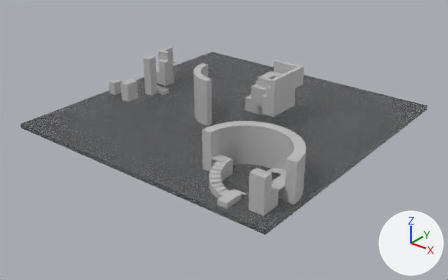
Renders of the FBX model Content/scenes/theEdge.fbx from each side of a commit.
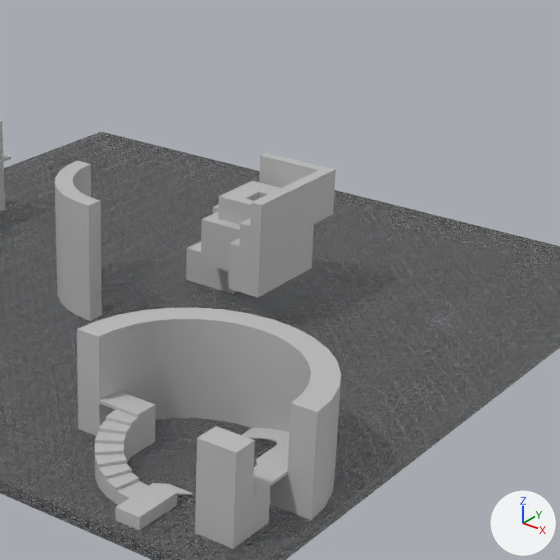
Old and new are each drawn whole from a 50 mm lens placed at (1.553, -1.989, 1.096), pointed at (0.032, -0.087, -0.083) and again close up on the part from 38% to 88% of the width and 0% to 79% of the height. Lighting does not change. The marker at lower right points along +X, +Y and +Z. Where no turn or scale is listed for an object, it has been applied to the vertices.

The scene before the commit, as lines of its bpy script (objects in view):
```python
me_mesh_024 = bpy.data.meshes.new('Mesh.024')
me_mesh_024.from_pydata(...)  # 16 vertices, 14 faces; spans x -0.03..0.02, y -0.02..0.0925, z -0.005..0.0
me_mesh_024.materials.append(mat_phong1)  # grey #bcbcbc
me_mesh_038 = bpy.data.meshes.new('Mesh.038')
me_mesh_038.from_pydata(...)  # 117 vertices, 116 faces; spans x -0.07..0.07, y -0.09..0.13, z -0.02..0.06
me_mesh_038.materials.append(mat_phong1)  # grey #bcbcbc
me_mesh_040 = bpy.data.meshes.new('Mesh.040')
me_mesh_040.from_pydata(...)  # 16 vertices, 14 faces; spans x -0.06..0.06, y -0.03..0.03, z -0.03..0.03
me_mesh_040.materials.append(mat_phong1)  # grey #bcbcbc
ob_elevatorbottom = bpy.data.objects.new('elevatorBottom', me_mesh_040)
ob_elevatorbottom.location = (0.08, 0.11, 0.03)
ob_elevatortop = bpy.data.objects.new('elevatorTop', me_mesh_038)
ob_elevatortop.location = (0.17, 0.07, 0.16)
ob_pcube33 = bpy.data.objects.new('pCube33', me_mesh_024)
ob_pcube33.location = (0.57, -0.48, 0.06)
# also in view: 'pPipe3' at (-0.08, -0.08, 0.102); 'pCube35' at (0.56, -0.56, 0.07); 'pPipe1' at (0.43, -0.36, 0.08); 'pCube3' at (0.32, -0.44, 0.03); 'pPipe2' at (0.378, -0.525, 0.027)
```
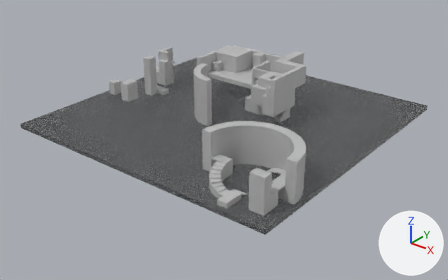
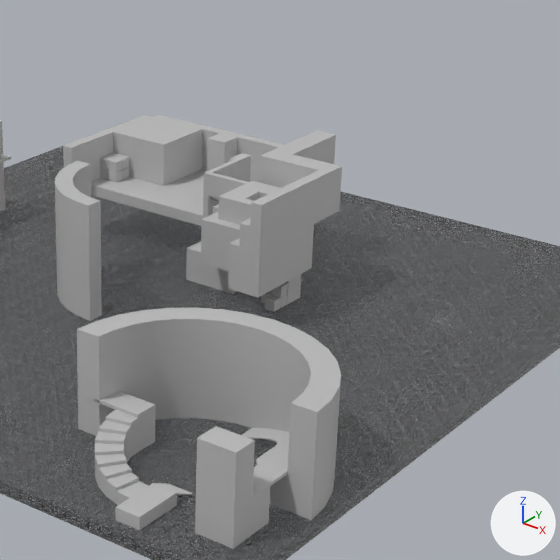
Commit message: The Edge stuff

Boxes (x1, y1, x2, y2) around the edits, measured in the close-ups (560 x 560 px):
```json
{"object": "elevatorTop", "change": "reshaped", "before": [218, 153, 336, 252], "after": [63, 115, 342, 252], "on screen": "135% wider, 38% taller"}
{"object": "pCube50", "change": "added", "after": [91, 169, 206, 226]}
{"object": "elevatorBottom", "change": "reshaped", "before": [186, 241, 237, 294], "after": [186, 241, 301, 305]}
{"object": "box3", "change": "added", "after": [265, 295, 281, 312]}
{"object": "box10", "change": "added", "after": [108, 158, 123, 172]}
{"object": "box2", "change": "added", "after": [272, 283, 288, 297]}
{"object": "box8", "change": "added", "after": [109, 170, 123, 182]}
{"object": "box5", "change": "added", "after": [100, 155, 114, 170]}
{"object": "box11", "change": "added", "after": [115, 155, 129, 169]}
{"object": "box1", "change": "added", "after": [272, 294, 287, 308]}
{"object": "box9", "change": "added", "after": [122, 167, 129, 179]}
{"part": 1, "of": "me_mesh_038", "change": "built on", "before": [260, 153, 336, 215], "after": [63, 115, 342, 217]}
{"part": 2, "of": "me_mesh_040", "change": "built on", "before": [194, 241, 201, 247], "after": [194, 241, 301, 305]}
```

The change, as JSON lines over the scene's bpy script:
```json
{"block": "me_mesh_040", "where": "# used by ob_elevatorbottom; location = (0.08, 0.11, 0.03)"}
{"op": "remove", "block": "me_mesh_040", "code": "me_mesh_040.from_pydata(...)  # 16 vertices, 14 faces; spans x -0.06..0.06, y -0.03..0.03, z -0.03..0.03"}
{"op": "add", "block": "me_mesh_040", "code": "me_mesh_040.from_pydata(...)  # 34 vertices, 32 faces; spans x -0.06..0.14, y -0.03..0.03, z -0.03..0.03"}
{"block": "me_mesh_040", "change": "me_mesh_040 part 2"}
{"block": "me_mesh_040", "change": "6 faces are deleted"}
{"block": "me_mesh_040", "change": "12 vertices are added at x 0.1..0.14, y -0.01..0.03, z -0.03..0.03"}
{"block": "me_mesh_040", "change": "6 new vertices lie (0.0, -0.02, 0.0) away from vertices in x -0.06..0.06, y 0.03, z -0.03..0.03"}
{"block": "me_mesh_040", "change": "24 new faces join them"}
{"block": "me_mesh_038", "where": "# used by ob_elevatortop; location = (0.17, 0.07, 0.16)"}
{"op": "remove", "block": "me_mesh_038", "code": "me_mesh_038.from_pydata(...)  # 117 vertices, 116 faces; spans x -0.07..0.07, y -0.09..0.13, z -0.02..0.06"}
{"op": "add", "block": "me_mesh_038", "code": "me_mesh_038.from_pydata(...)  # 213 vertices, 209 faces; spans x -0.45..0.07, y -0.09..0.29, z -0.06..0.06"}
{"block": "me_mesh_038", "change": "me_mesh_038 part 1: 18 vertices moved from x -0.07..0.07, y 0.13, z -0.02..0.06 to x -0.07..0.07, y 0.15, z -0.02..0.06; 96 vertices added at x -0.45..-0.03, y 0.03..0.29, z -0.06..0.06"}
{"op": "add", "block": "me_mesh_043", "code": ["me_mesh_043 = bpy.data.meshes.new('Mesh.043')", "me_mesh_043.from_pydata(...)  # 24 vertices, 26 faces; spans x -0.01..0.01, y -0.01..0.01, z -0.01..0.01", "me_mesh_043.materials.append(mat_phong1)  # grey #bcbcbc"]}
{"op": "add", "block": "me_mesh_053", "code": ["me_mesh_053 = bpy.data.meshes.new('Mesh.053')", "me_mesh_053.from_pydata(...)  # 12 vertices, 10 faces; spans x -0.2..0.22, y -0.07..0.15, z -0.01..0.01", "me_mesh_053.materials.append(mat_phong1)  # grey #bcbcbc"]}
{"op": "add", "block": "ob_box2", "code": ["ob_box2 = bpy.data.objects.new('box2', me_mesh_043)", "ob_box2.location = (0.21, 0.09, 0.03)"]}
{"op": "add", "block": "ob_pcube50", "code": ["ob_pcube50 = bpy.data.objects.new('pCube50', me_mesh_053)", "ob_pcube50.location = (-0.08, 0.21, 0.09)"]}
{"op": "add", "block": "ob_box11", "code": ["ob_box11 = bpy.data.objects.new('box11', me_mesh_043.copy())", "ob_box11.location = (-0.23, 0.21, 0.13)"]}
{"op": "add", "block": "ob_box10", "code": ["ob_box10 = bpy.data.objects.new('box10', me_mesh_043.copy())", "ob_box10.location = (-0.23, 0.19, 0.13)"]}
{"op": "add", "block": "ob_box3", "code": ["ob_box3 = bpy.data.objects.new('box3', me_mesh_043.copy())", "ob_box3.location = (0.21, 0.07, 0.01)"]}
{"op": "add", "block": "ob_box5", "code": ["ob_box5 = bpy.data.objects.new('box5', me_mesh_043.copy())", "ob_box5.location = (-0.25, 0.19, 0.13)"]}
{"op": "add", "block": "ob_box1", "code": ["ob_box1 = bpy.data.objects.new('box1', me_mesh_043.copy())", "ob_box1.location = (0.21, 0.09, 0.01)"]}
{"op": "add", "block": "ob_box9", "code": ["ob_box9 = bpy.data.objects.new('box9', me_mesh_043.copy())", "ob_box9.location = (-0.23, 0.21, 0.11)"]}
{"op": "add", "block": "ob_box8", "code": ["ob_box8 = bpy.data.objects.new('box8', me_mesh_043.copy())", "ob_box8.location = (-0.23, 0.19, 0.11)"]}
```
